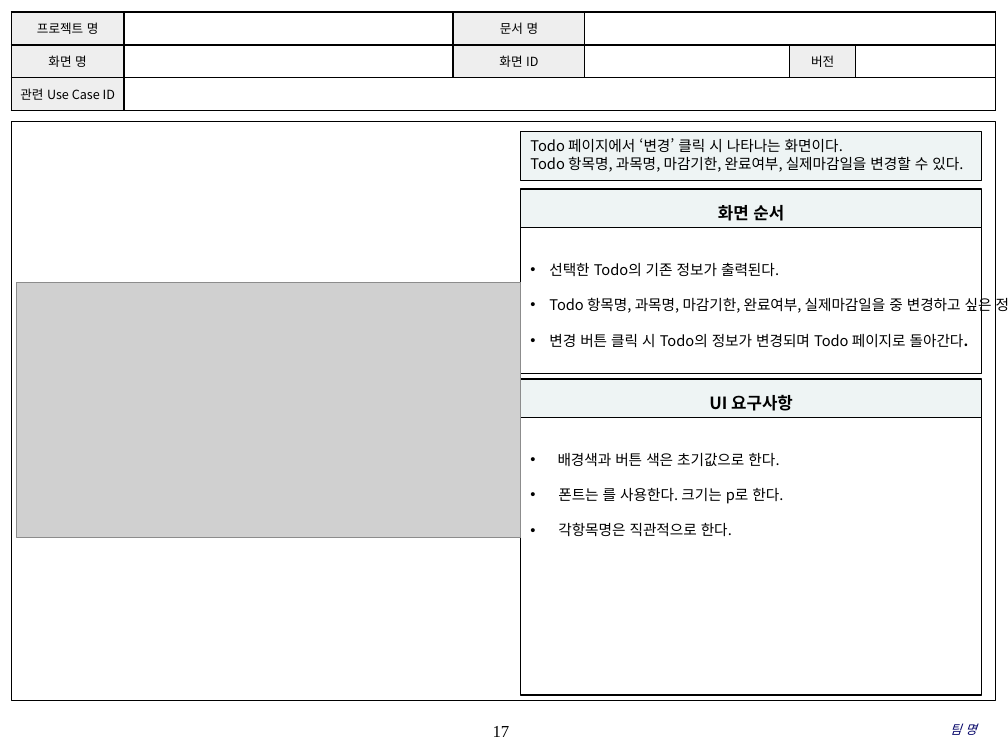
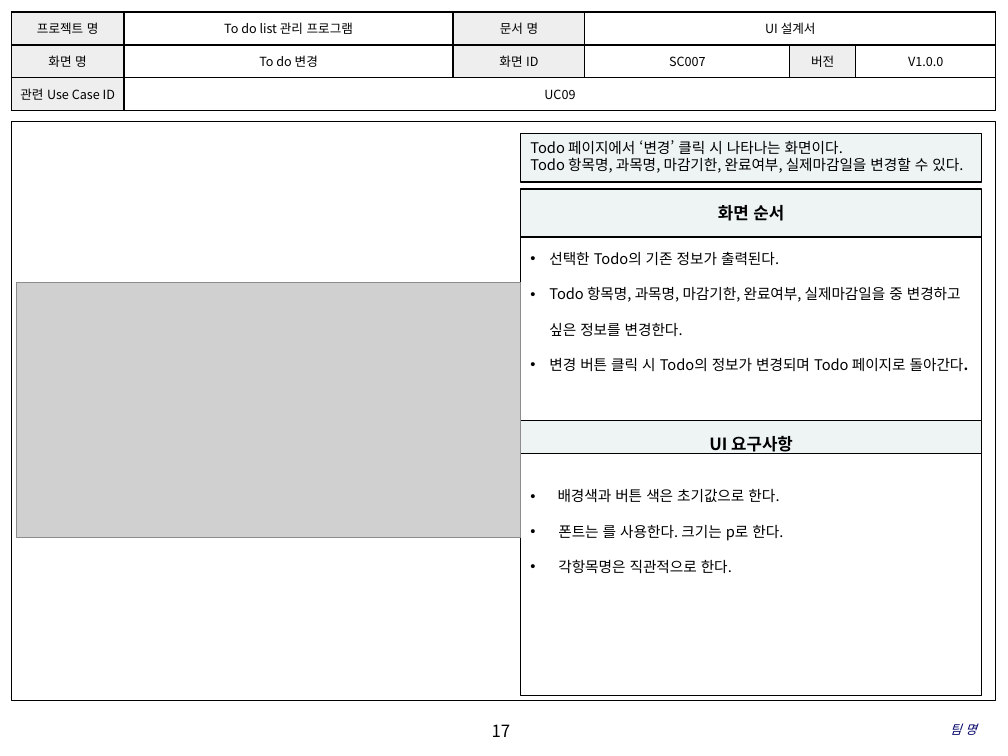
Before and after one commit to SE-admin/7, a slide deck: slide 17 of doc/3_ 설계서/UI Design Template.pptx. Drawn at 1008x756 pixels with LibreOffice and Linux fonts; fonts in the diff are those of the drawing; grey boxes stand for pictures; background and template pictures are left out. Boxes give left, top, right and bottom in pixels: in the first picture for what was removed or moved away, otherwise in the second. Text is boxed around its words. In the diff, an @@ line names an element or a change of style, - is before the commit and + after.

Commit message:
UI Design Template|doc|UI디자인오타수정

```diff
--- a/doc/3_ 설계서/UI Design Template.pptx
+++ b/doc/3_ 설계서/UI Design Template.pptx
@@ table at (11,12,995,111) @@
-row 1, column 2: 
+row 1, column 2: To do list 관리 프로그램
-row 1, column 4: 
+row 1, column 4: UI 설계서
-row 2: 화면 명 |  | 화면 ID |  | 버전 | 
+row 2: 화면 명 | To do 변경 | 화면 ID | SC007 | 버전 | V1.0.0
-row 3, column 2: 
+row 3, column 2: UC09
@@ text in rectangle at (530,138,963,172): text removed @@
-Todo 페이지에서 ‘변경’ 클릭 시 나타나는 화면이다.
-Todo 항목명, 과목명, 마감기한, 완료여부, 실제마감일을 변경할 수 있다.
@@ text added at (530,140,963,173), 10.5 pt, text #000000 @@
+Todo 페이지에서 ‘변경’ 클릭 시 나타나는 화면이다.
+Todo 항목명, 과목명, 마감기한, 완료여부, 실제마감일을 변경할 수 있다.
@@ rectangle "화면 순서": place and size @@
-rectangle "화면 순서" at (520,190,982,228)
+rectangle "화면 순서" at (520,190,982,238)
@@ text "선택한 Todo의 기존 정보가 출력된다.": place and size @@
-text "선택한 Todo의 기존 정보가 출력된다." at (520,228,982,374)
+text "선택한 Todo의 기존 정보가 출력된다." at (549,251,969,371)
@@ text "선택한 Todo의 기존 정보가 출력된다." at (549,251,969,371): fill #FFFFFF to none; outline #000000 1 pt to none @@
@@ rectangle added at (520,237,982,420), fill #FFFFFF, outline #000000 1 pt @@
@@ rectangle "UI 요구사항": place and size @@
-rectangle "UI 요구사항" at (520,379,982,417)
+rectangle "UI 요구사항" at (520,420,982,454)
@@ rectangle "배경색과 버튼 색은 초기값으로 한다.": place and size @@
-rectangle "배경색과 버튼 색은 초기값으로 한다." at (520,417,982,696)
+rectangle "배경색과 버튼 색은 초기값으로 한다." at (520,454,982,696)
@@ page number at (492,724,511,737): font Times New Roman to Noto Sans CJK KR @@
```
Also in this commit, not shown: 17 other slides changed.
